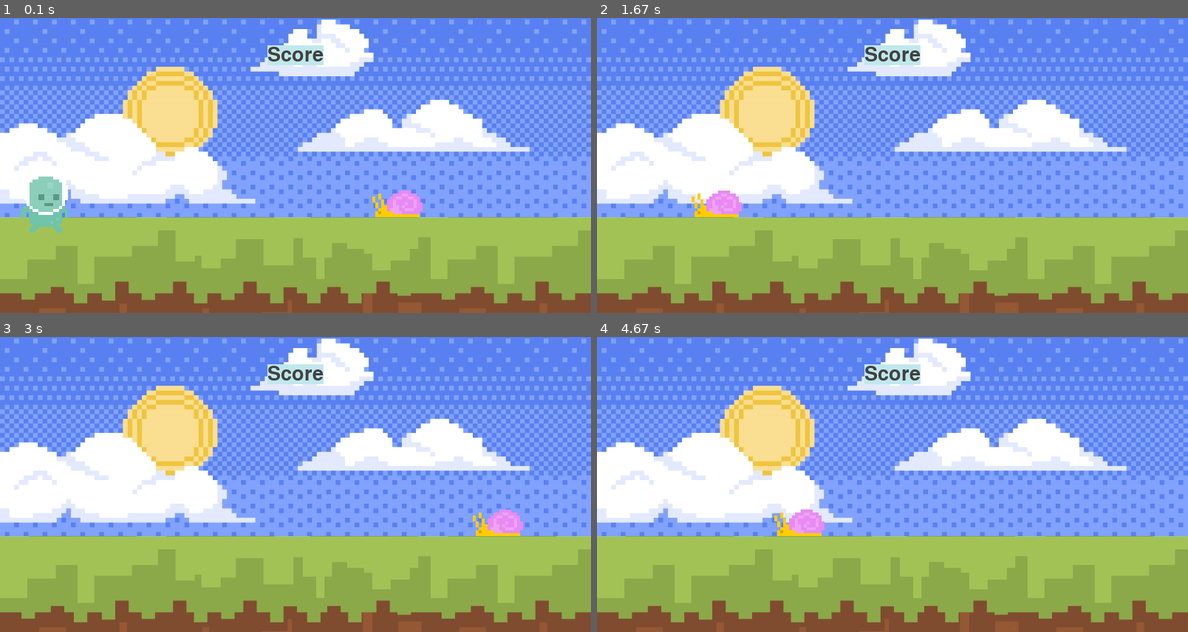
Above: before the commit, frames 1-4 (two rows, left to right).
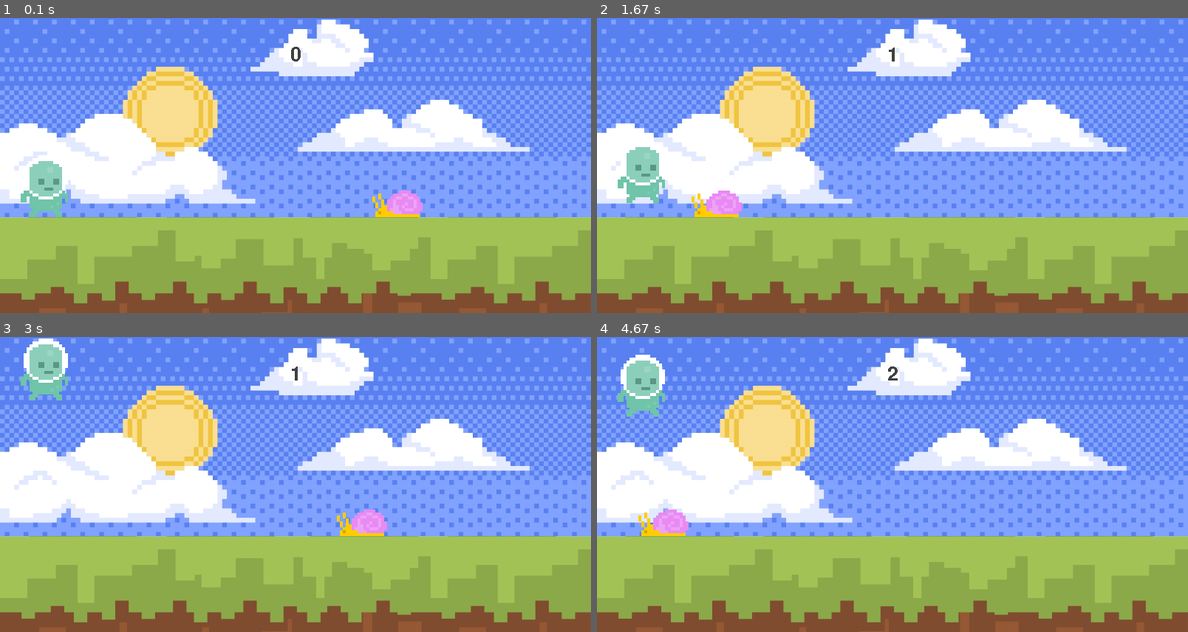
Above: after the commit, the same moments.

Repository: rshdwantstocode/pygame-pixel-runner
Game: pygame game, started from main.py
Two runs of this game, one before a commit and one after it. Both use one fixed random seed, a clock stepped at 60 frames per second and the inputs below.
Inputs (mouse positions are in pixels of both pictures, inside the frame that each line leads up to):
- Up to frame 1 (0.1 s): no input
- Up to frame 2 (1.67 s): tap Space at 0.33, 0.73, 1.03, 1.57 s
- Up to frame 3 (3 s): tap Space at 1.87, 2.73 s; press the mouse at (47, 505) at 2.03 s; move the mouse to (165, 549) at 2.13 s; release the mouse at (283, 590) at 2.27 s; click (47, 505) at 2.38 s
- Up to frame 4 (4.67 s): tap Space at 3.03, 3.63, 3.93, 4.47 s

The runs differ from the first frame. In frame 1, 1.8% of the frame differs, in the area x 3-55%, y 9-73%; in frame 2, 1.6%; in frame 3, 3.0%, in the area x 3-89%, y 0-68%; in frame 4, 3.0%.

Commit message:
Added score, collision between snail and the player, game over screen

Diff:
--- a/main.py
+++ b/main.py
@@ -1,24 +1,31 @@
 import sys
 import pygame
+
+def display_score():
+    current_time = int((pygame.time.get_ticks() - start_time)/1000)
+    score_surf = score_font.render(f'{current_time}', False, (64,64,64))
+    score_rect = score_surf.get_rect(center=(400,50))
+    screen.blit(score_surf, score_rect)
+
 
 pygame.init()
 
 screen = pygame.display.set_mode((800, 400))
 pygame.display.set_caption('1st try game')
 clock = pygame.time.Clock()
+game_active = True
+start_time = 0
 
 score_font = pygame.font.Font(None, 40)
 
 sky_surface = pygame.image.load('Backgrounds/Sky.png').convert()
 ground_surface = pygame.image.load('Backgrounds/ground.png').convert()
 
-score_surf = score_font.render('Score', True, (64,64,64))
+# score_surf = score_font.render('Score', True, (64,64,64))
+# score_rect = score_surf.get_rect(center=(400, 50))
 
 snail_surface = pygame.image.load('snail/snail1.png').convert_alpha()
-# snail_x_pos = 700
 snail_rect = snail_surface.get_rect(bottomright=(600, 270))
-
-score_rect = score_surf.get_rect(center=(400, 50))
 
 player_surf = pygame.image.load('player/player_walk_1.png').convert_alpha()
 player_rect = player_surf.get_rect(midbottom=(60, 270))
@@ -30,40 +37,44 @@
         if event.type == pygame.QUIT:
             pygame.quit()
             sys.exit()
-        if event.type == pygame.MOUSEBUTTONUP:
-            if player_rect.collidepoint(event.pos):
-                player_gravity -= 20
-        if event.type == pygame.KEYDOWN:
-            if event.key == pygame.K_SPACE:
-                player_gravity = -20
-        # if event.type == pygame.KEYUP:
-        #     print('key up')
+        if game_active:
+            if player_rect.bottom >= 270:
+                if event.type == pygame.MOUSEBUTTONUP:
+                    if player_rect.collidepoint(event.pos):
+                        player_gravity -= 20
+                if event.type == pygame.KEYDOWN:
+                    if event.key == pygame.K_SPACE:
+                        player_gravity = -20
+        else:
+            if event.type == pygame.KEYDOWN and event.key == pygame.K_SPACE:
+                game_active = True
+                start_time = pygame.time.get_ticks()
+                snail_rect.right = 800
 
-    screen.blit(sky_surface, (0,-100))
-    screen.blit(ground_surface, (0, 270))
+    if game_active:
+        screen.blit(sky_surface, (0,-100))
+        screen.blit(ground_surface, (0, 270))
+        display_score()
+        # pygame.draw.rect(screen, '#c0e8ec', score_rect)
+        # pygame.draw.rect(screen, '#c0e8ec', score_rect, width=5)
+        # screen.blit(score_surf, score_rect)
+        # pygame.draw.line(screen, 'Red', (0,0), (800, 400), width=2)
 
-    pygame.draw.rect(screen, '#c0e8ec', score_rect)
-    pygame.draw.rect(screen, '#c0e8ec', score_rect, width=5)
-    screen.blit(score_surf, score_rect)
-    # pygame.draw.line(screen, 'Red', (0,0), (800, 400), width=2)
+        snail_rect.x -= 4
+        if snail_rect.left < -100: snail_rect.right = 800
+        screen.blit(snail_surface, snail_rect)
 
-    snail_rect.x -= 4
-    if snail_rect.left < -100: snail_rect.right = 800
-    screen.blit(snail_surface, snail_rect)
+        # Player
+        player_gravity += 1
+        player_rect.y += player_gravity
+        if player_rect.bottom >= 270: player_rect.bottom = 270
+        screen.blit(player_surf, player_rect)
 
-    # Player
-    player_gravity += 1
-    player_rect.y += player_gravity
-    screen.blit(player_surf, player_rect)
+        if snail_rect.colliderect(player_rect):
+            game_active = False
+    else:
+        screen.fill('red')
 
-
-    # key = pygame.key.get_pressed()
-    # if key[pygame.K_SPACE]:
-    #     print('jump')
-
-    # mouse_pos = pygame.mouse.get_pos()
-    # if player_rect.collidepoint(mouse_pos):
-    #     print(pygame.mouse.get_pressed())
 
     pygame.display.update()
     clock.tick(60)
